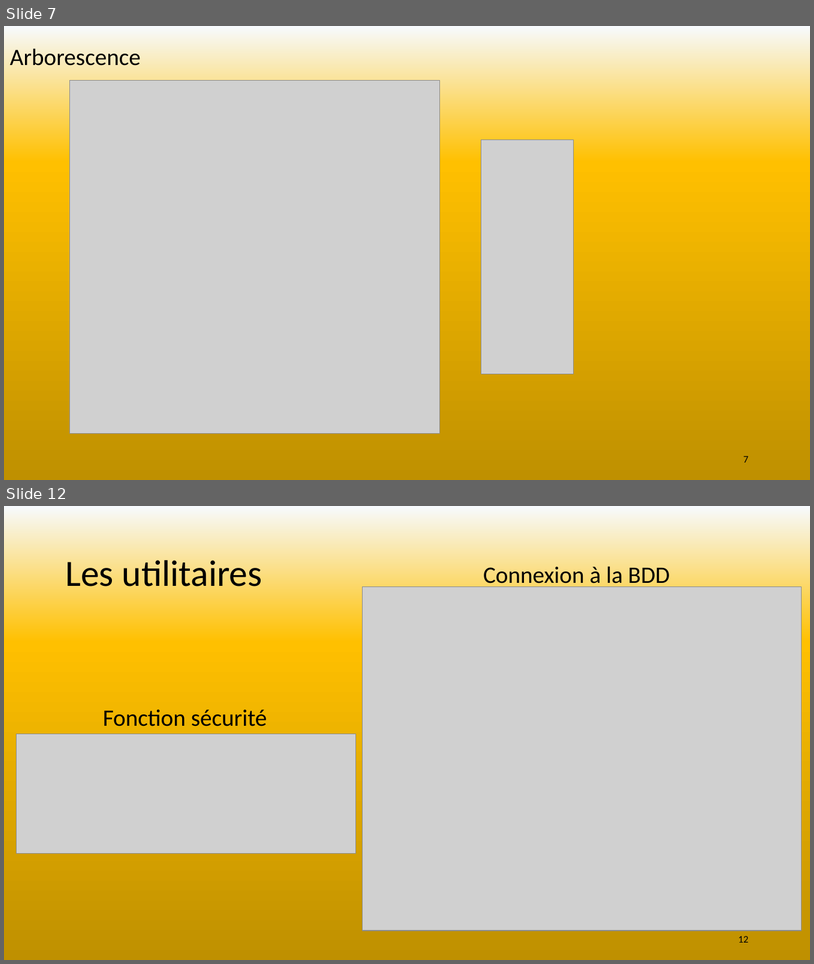
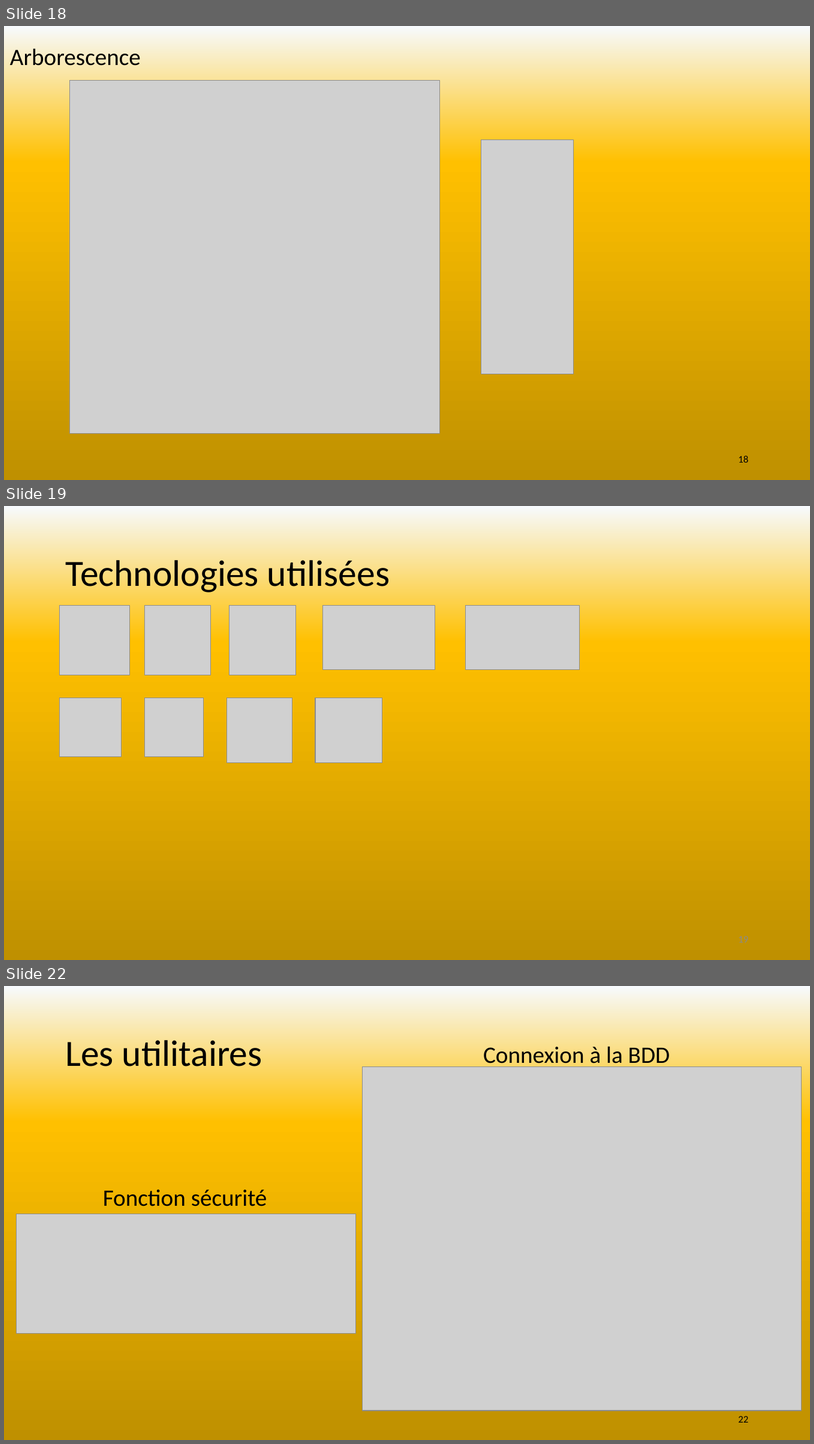
Before and after one commit to SebLeyr/Rotten_potatoes, a slide deck: Conception/Rotten potatoes.pptx. Shown one above the other, each under a label of ours: slides 7 and 12 before the commit, slides 18, 19 and 22 after it; the slides between them are not shown. The pictures are 814x964 and 814x1444 pixels, drawn with LibreOffice and Linux fonts; fonts in the diff are those of the drawing; grey boxes stand for pictures. Boxes give left, top, right and bottom in pixels: in the first picture for what was removed or moved away, otherwise in the second. Text is boxed around its words. In the diff, an @@ line names an element or a change of style, - is before the commit and + after.

```diff
--- a/Conception/Rotten potatoes.pptx
+++ b/Conception/Rotten potatoes.pptx
@@ slide 19 added at <box>4,506,810,960</box>, background gradient #F7FAFD to #FFC000 to #BF9000 to #FFFFFF @@
@@ title added at <box>65,555,390,592</box>, 44 pt, text #000000 @@
+Technologies utilisées
@@ picture added at <box>60,605,130,675</box> @@
@@ picture added at <box>144,605,210,675</box> @@
@@ picture added at <box>230,605,296,675</box> @@
@@ picture added at <box>323,605,435,669</box> @@
@@ picture added at <box>465,605,580,669</box> @@
@@ picture added at <box>60,697,122,756</box> @@
@@ picture added at <box>144,697,204,756</box> @@
@@ picture added at <box>227,697,292,762</box> @@
@@ picture added at <box>315,697,383,762</box> @@
@@ page number added at <box>738,936,749,942</box>, 12 pt, text #8C8C8C @@
+19
@@ what was slide 7 is now slide 18 @@
@@ page number at <box>738,455,749,462</box>: text changed @@
-7
+18
@@ what was slide 12 is now slide 22 @@
@@ page number at <box>738,1416,749,1422</box>: text changed @@
-12
+22
```
Also in this commit, not shown: 2 slides changed, 16 other slides added, 7 slides removed, 10 other files.
